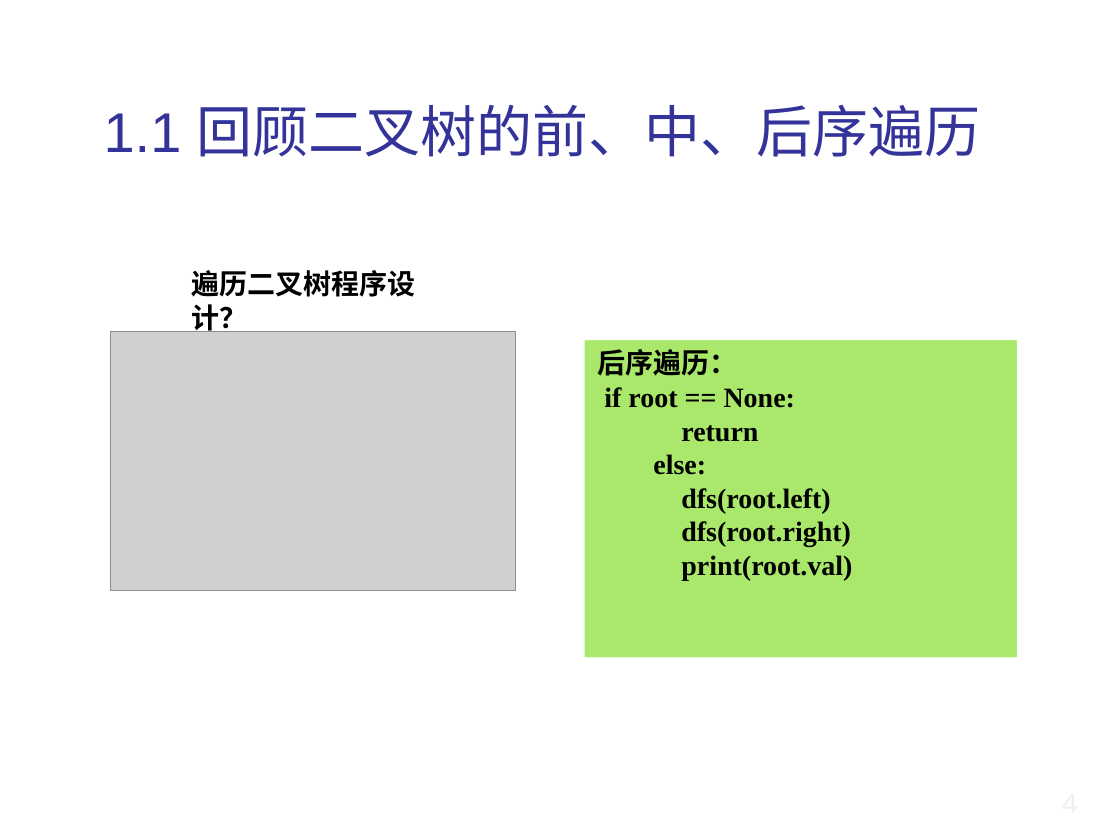
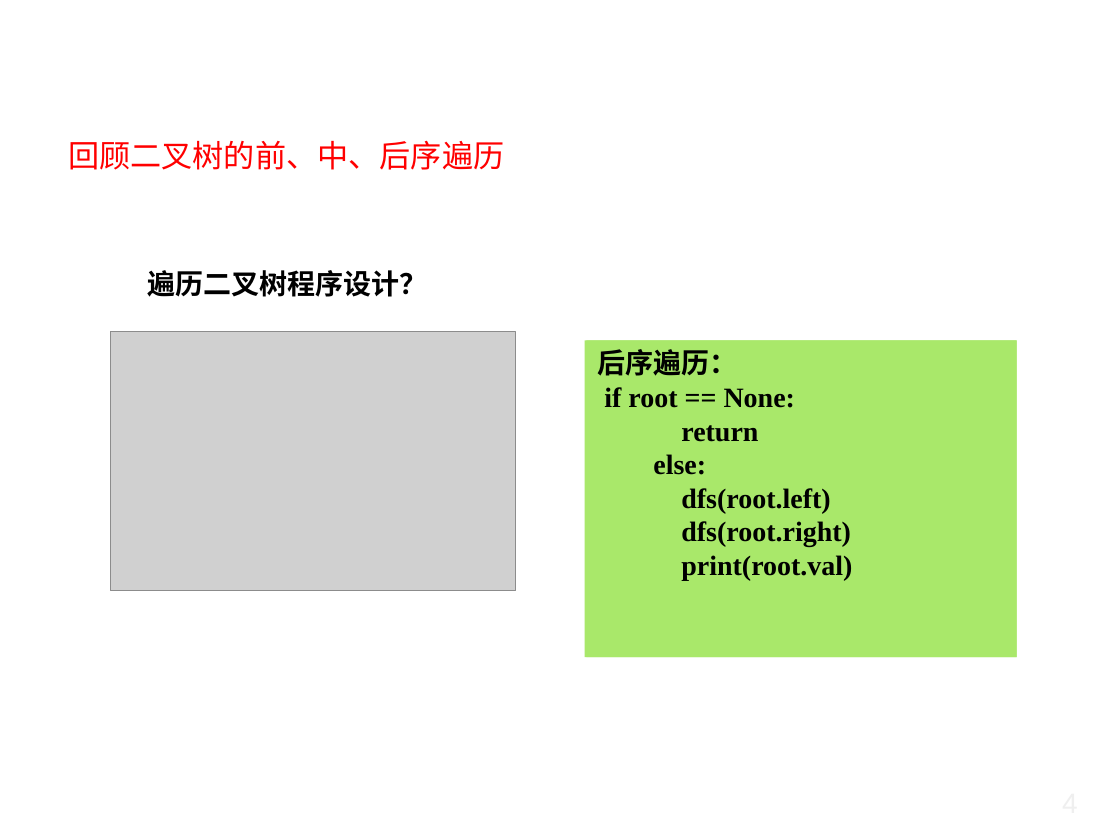
Before and after one commit to liutongling/DP, a slide deck: slide 7 of file/第6章 回朔法.pptx (slide 4 before the commit). Drawn at 1120x840 pixels with LibreOffice and Linux fonts; fonts in the diff are those of the drawing; grey boxes stand for pictures; background and template pictures are left out. Boxes give left, top, right and bottom in pixels: in the first picture for what was removed or moved away, otherwise in the second. Text is boxed around its words. In the diff, an @@ line names an element or a change of style, - is before the commit and + after.

```diff
--- a/file/第6章 回朔法.pptx
+++ b/file/第6章 回朔法.pptx
@@ text at (68,140,504,170): text changed; size 36 to 20 pt; font Arial to Noto Sans CJK SC; text colour #333399 to #FF0000 @@
-1.1 回顾二叉树的前、中、后序遍历
+回顾二叉树的前、中、后序遍历
@@ text "遍历二叉树程序设计？" rewrapped from (192,270,416,336) to (148,270,428,297) @@
```
Also in this commit, not shown: 3 other slides changed, 2 slides added, 4 other files.
